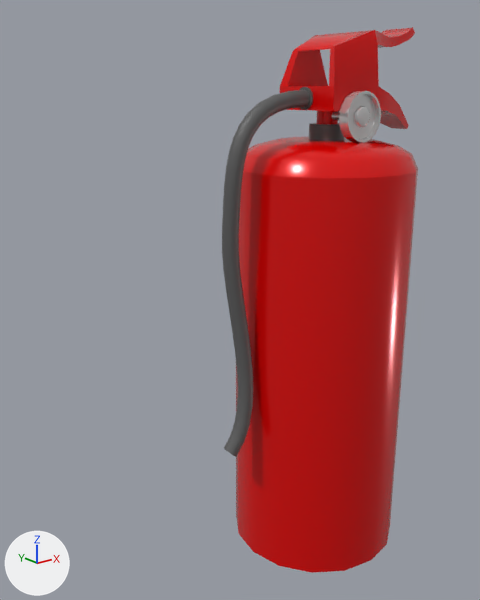
The Blender file ServerGame/Assets/3D/yangn_tupu_tam_1.1.blend, before and after one commit.
One viewpoint serves both versions: a 50 mm lens placed at (-5.4, -5.24, 5.85), pointed at (-1.02, 0.24, 3.66). Every picture has the same lights, and +X, +Y and +Z are marked at lower left.
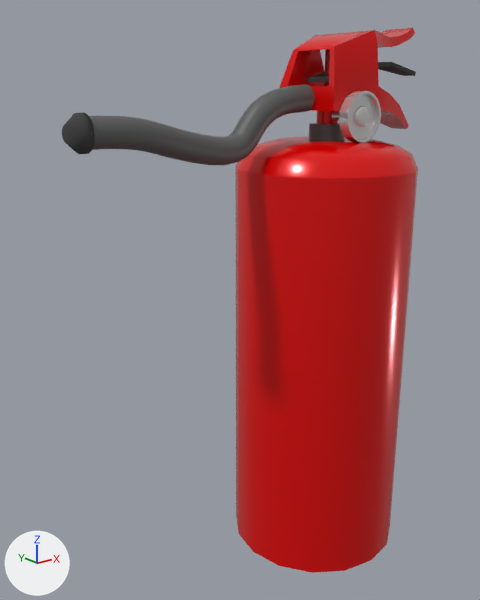
Where the change shows, as pixel boxes (x1, y1, x2, y2) in the pictures (480 x 600 px):
'BezierCurve', reshaped (155% wider, 78% shorter): before (222, 90, 310, 457); after (89, 84, 315, 165)
'Cylinder.005', added (black): after (62, 113, 94, 154)
'Cube', added (black): after (306, 62, 416, 82)
'Cylinder.004', added: after (324, 49, 330, 86)

The change, as a diff of the scene's bpy script:
```diff
--- a/ServerGame/Assets/3D/yangn_tupu_tam_1.1.blend.py
+++ b/ServerGame/Assets/3D/yangn_tupu_tam_1.1.blend.py
@@ mat_material_001 @@
+mat_material_001 = principled_material('Material.001')
+mat_material_001.base_color = (0.0534, 0.0534, 0.0534)  # black #414141
+mat_material_001.roughness = 1.0
@@ mat_material_005 @@
+mat_material_005 = principled_material('Material.005')
+mat_material_005.base_color = (0.8, 0.8, 0.8)  # white #e7e7e7
+mat_material_005.metallic = 1.0
+mat_material_005.roughness = 0.385
@@ me_cylinder_004 @@
+me_cylinder_004.from_pydata(...)  # 60 vertices, 42 faces; spans x -1.0..1.0, y -1.0..1.0, z -4.44..1.0
+me_cylinder_004.polygons.foreach_set('use_smooth', [True] * 42)
+me_cylinder_004.materials.append(mat_material_001)  # black #414141
@@ me_cylinder_002 @@
+me_cylinder_002.from_pydata(...)  # a 20-sided cylinder along z spanning x -1.0..1.0, y -1.0..1.0, z -1.0..1.0
+me_cylinder_002.polygons.foreach_set('use_smooth', [True] * 22)
+me_cylinder_002.materials.append(mat_material_005)  # white #e7e7e7
@@ me_cube @@
+me_cube.from_pydata(...)  # 16 vertices, 14 faces; spans x -1.0..4.05, y -1.0..1.0, z -13.88..1.0
+me_cube.materials.append(mat_material_001)  # black #414141
@@ cu_beziercurve @@
 _sp = cu_beziercurve.splines.new('BEZIER'); _sp.bezier_points.add(2)
-_sp.bezier_points.foreach_set('co', [-0.0299, -0.00933, -3.784, 0.0669, 0.0905, -1.332, 1.0, 0.0, 0.0])
-_sp.bezier_points.foreach_set('handle_left', [-0.511, 0.0347, -4.301, 0.0531, 0.131, -2.038, 0.0, 0.0, 0.0])
-_sp.bezier_points.foreach_set('handle_right', [0.451, -0.0534, -3.268, 0.0807, 0.0494, -0.626, 2.0, 0.0, 0.0])
+_sp.bezier_points.foreach_set('co', [-1.544, -0.00933, -0.262, -0.188, 0.0445, -0.477, 1.0, 0.0, 0.0])
+_sp.bezier_points.foreach_set('handle_left', [-2.25, 0.0347, -0.274, -0.886, -0.00409, -0.37, 0.0, 0.0, 0.0])
+_sp.bezier_points.foreach_set('handle_right', [-0.839, -0.0534, -0.25, 0.509, 0.0931, -0.584, 2.0, 0.0, 0.0])
 for _p, _l, _r in zip(_sp.bezier_points, ['ALIGNED', 'ALIGNED', 'ALIGNED'], ['ALIGNED', 'ALIGNED', 'ALIGNED']): _p.handle_left_type = _l; _p.handle_right_type = _r
@@ cu_beziercurve @@
 cu_beziercurve.use_path_clamp = True
-cu_beziercurve.bevel_depth = 0.087
+cu_beziercurve.bevel_depth = 0.137
 cu_beziercurve.fill_mode = 'FULL'
@@ ob_cylinder_005 @@
+ob_cylinder_005 = bpy.data.objects.new('Cylinder.005', me_cylinder_004)
+ob_cylinder_005.location = (-2.88, 0.0, 5.52)
+ob_cylinder_005.rotation_euler = (0.0, 1.571, 0.0)  # degrees (0, 90, 0)
+ob_cylinder_005.scale = (0.167, 0.167, 0.0315)
@@ ob_cylinder_004 @@
+ob_cylinder_004 = bpy.data.objects.new('Cylinder.004', me_cylinder_002)
+ob_cylinder_004.location = (0.18, 0.0, 6.04)
+ob_cylinder_004.scale = (0.147, 0.199, 0.31)
@@ ob_cube @@
+ob_cube = bpy.data.objects.new('Cube', me_cube)
+ob_cube.location = (0.18, 0.0, 6.04)
+ob_cube.rotation_euler = (0.0, -0.245, 0.0)  # degrees (0, -14, 0)
+ob_cube.scale = (0.285, 0.247, 0.021)
```
